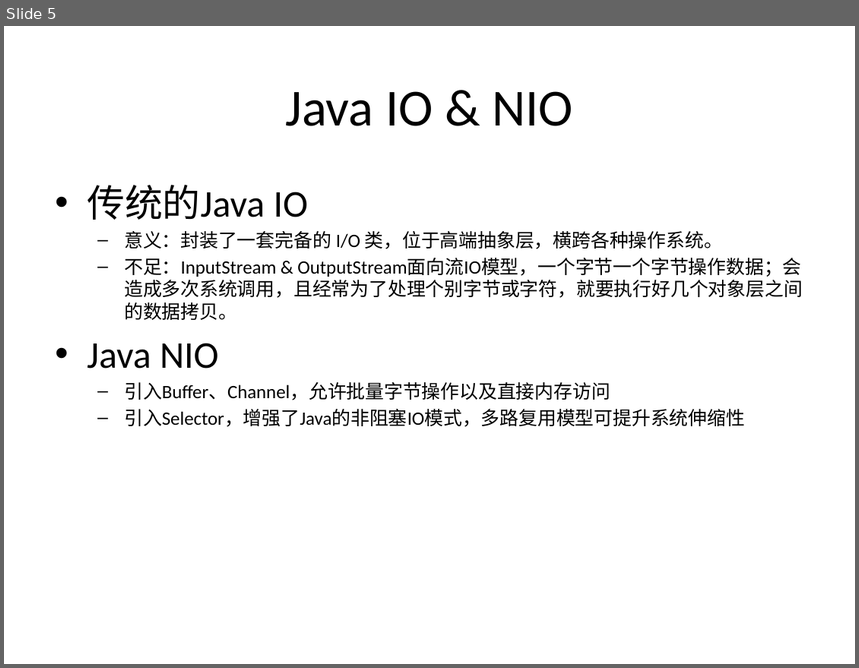
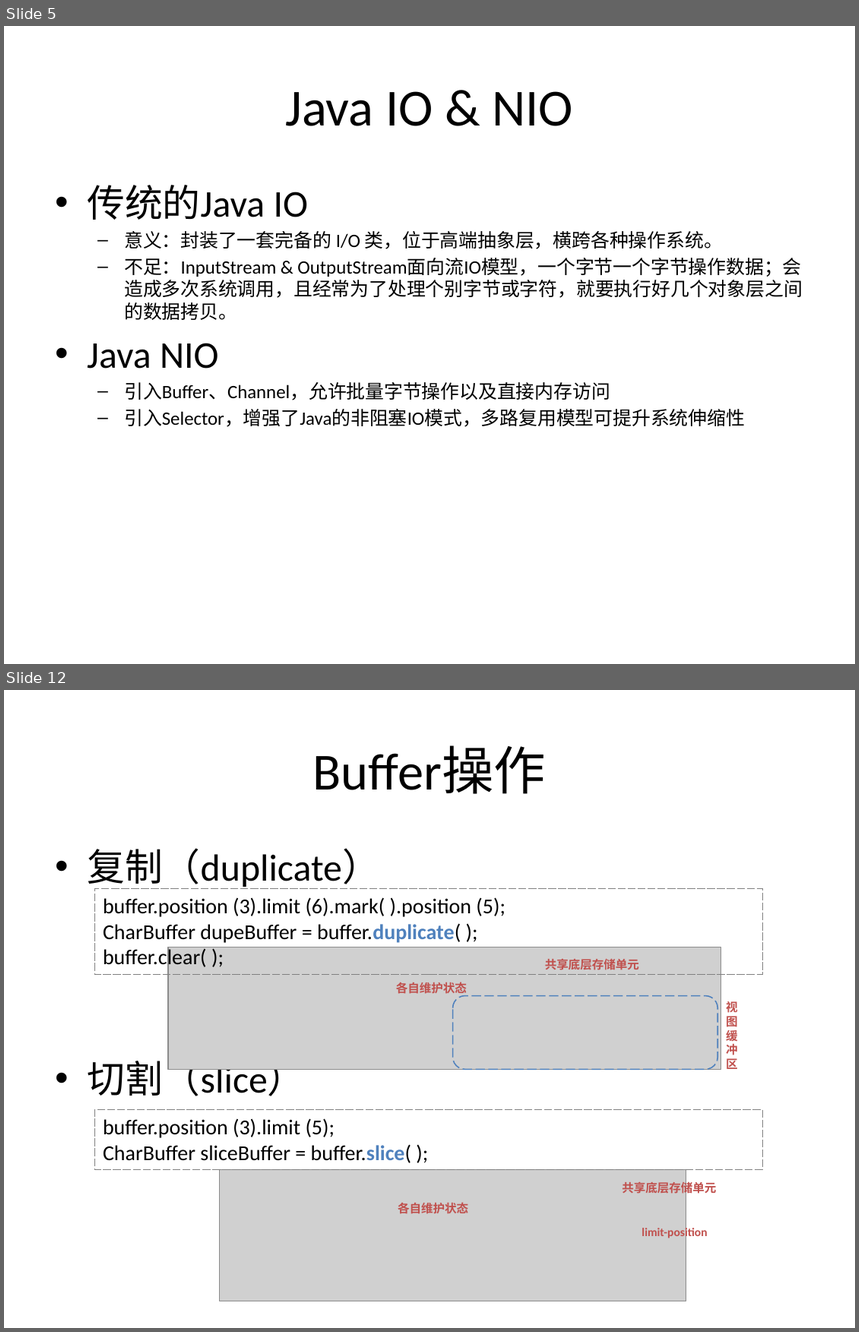
Before and after one commit to guhanjie/Knowledge-sharing, a slide deck: 扒一扒Java IO那些事儿.pptx. Shown one above the other, each under a label of ours: slide 5 before the commit, slides 5 and 12 after it; the slides between them are not shown. The pictures are 859x668 and 859x1332 pixels, drawn with LibreOffice and Linux fonts; fonts in the diff are those of the drawing; grey boxes stand for pictures. Boxes give left, top, right and bottom in pixels: in the first picture for what was removed or moved away, otherwise in the second. Text is boxed around its words. In the diff, an @@ line names an element or a change of style, - is before the commit and + after.

```diff
--- a/扒一扒Java IO那些事儿.pptx
+++ b/扒一扒Java IO那些事儿.pptx
@@ slide 12 added at [4, 690, 855, 1328], background #FFFFFF @@
@@ title added at [313, 746, 546, 794], 44 pt, text #000000 @@
+Buffer操作
@@ text added at [87, 848, 380, 1097], 32 pt, text #000000 @@
+• 复制（duplicate）
+• 切割（slice）
@@ rectangle added at [94, 888, 762, 974], outline #808080 0.75 pt dashed, 18 pt, text #000000 @@
+buffer.position (3).limit (6).mark( ).position (5);
+CharBuffer dupeBuffer = buffer.duplicate( );
+buffer.clear( );
@@ picture added at [168, 947, 721, 1070] @@
@@ text added at [545, 959, 639, 970], 10 pt, text #C0504D, bold @@
+共享底层存储单元
@@ text added at [396, 982, 467, 996], 10 pt, text #C0504D, bold @@
+各自维护状态
@@ rounded rectangle added at [452, 996, 718, 1070], outline #4F81BD 1 pt dashed @@
@@ text added at [726, 1002, 738, 1069], 10 pt, text #C0504D, bold @@
+视图缓冲区
@@ rectangle added at [94, 1110, 762, 1170], outline #808080 0.75 pt dashed, 18 pt, text #000000 @@
+buffer.position (3).limit (5);
+CharBuffer sliceBuffer = buffer.slice( );
@@ picture added at [219, 1170, 686, 1301] @@
@@ text added at [622, 1180, 716, 1196], 10 pt, text #C0504D, bold @@
+共享底层存储单元
@@ text added at [398, 1202, 468, 1214], 10 pt, text #C0504D, bold @@
+各自维护状态
@@ text added at [642, 1227, 707, 1240], 10 pt, text #C0504D, bold @@
+limit-position
```
Also in this commit, not shown: 9 slides changed, 8 other slides added.
